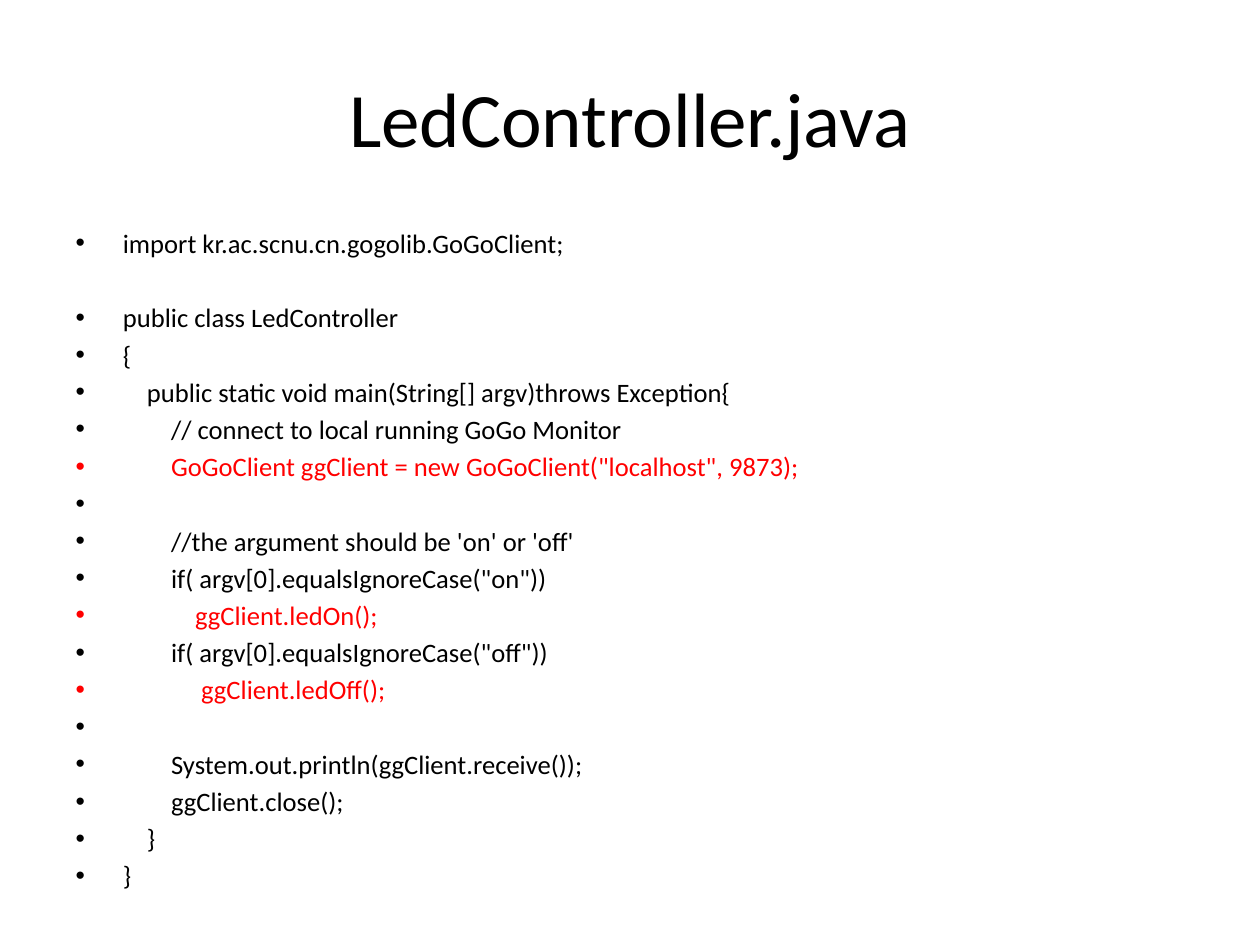
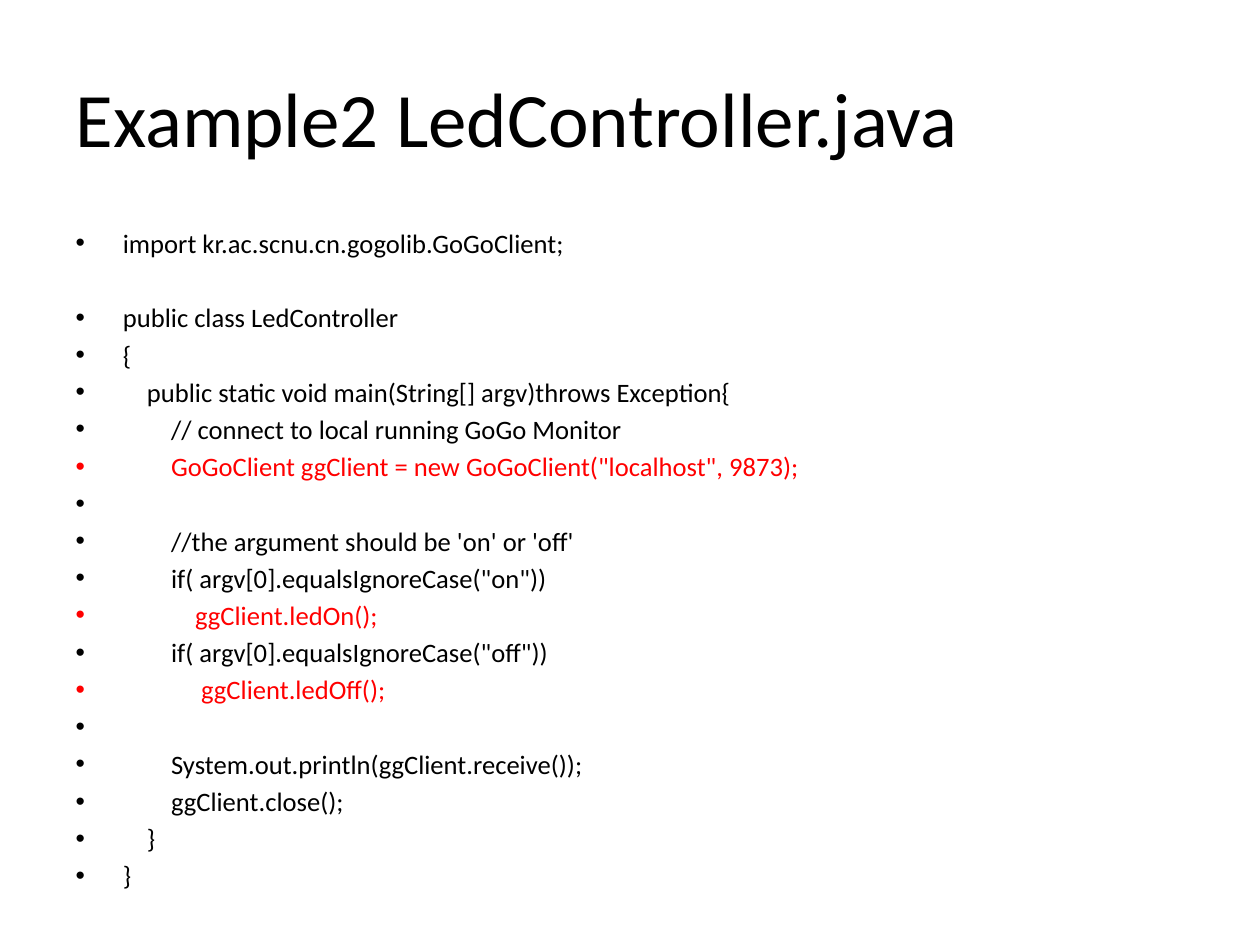
Before and after one commit to Hugo-X/gogolib4java, a slide deck: slide 8 of tutorial/Introduction of gogolib.pptx (slide 7 before the commit). Drawn at 1260x945 pixels with LibreOffice and Linux fonts; fonts in the diff are those of the drawing. Boxes give left, top, right and bottom in pixels: in the first picture for what was removed or moved away, otherwise in the second. Text is boxed around its words. In the diff, an @@ line names an element or a change of style, - is before the commit and + after.

```diff
--- a/tutorial/Introduction of gogolib.pptx
+++ b/tutorial/Introduction of gogolib.pptx
@@ title at box(76, 93, 957, 161): text changed @@
-LedController.java
+Example2 LedController.java
```
Also in this commit, not shown: 2 other slides changed, 4 slides added, 1 slide removed, 1 other file.
